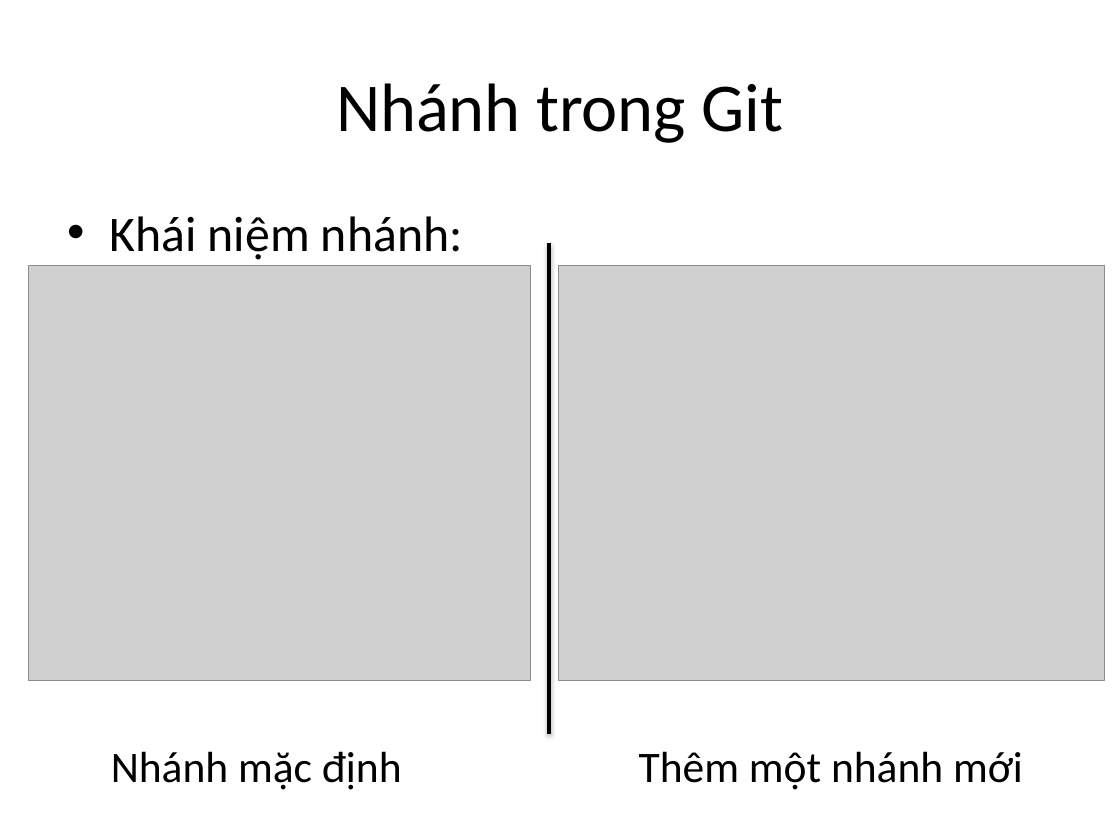
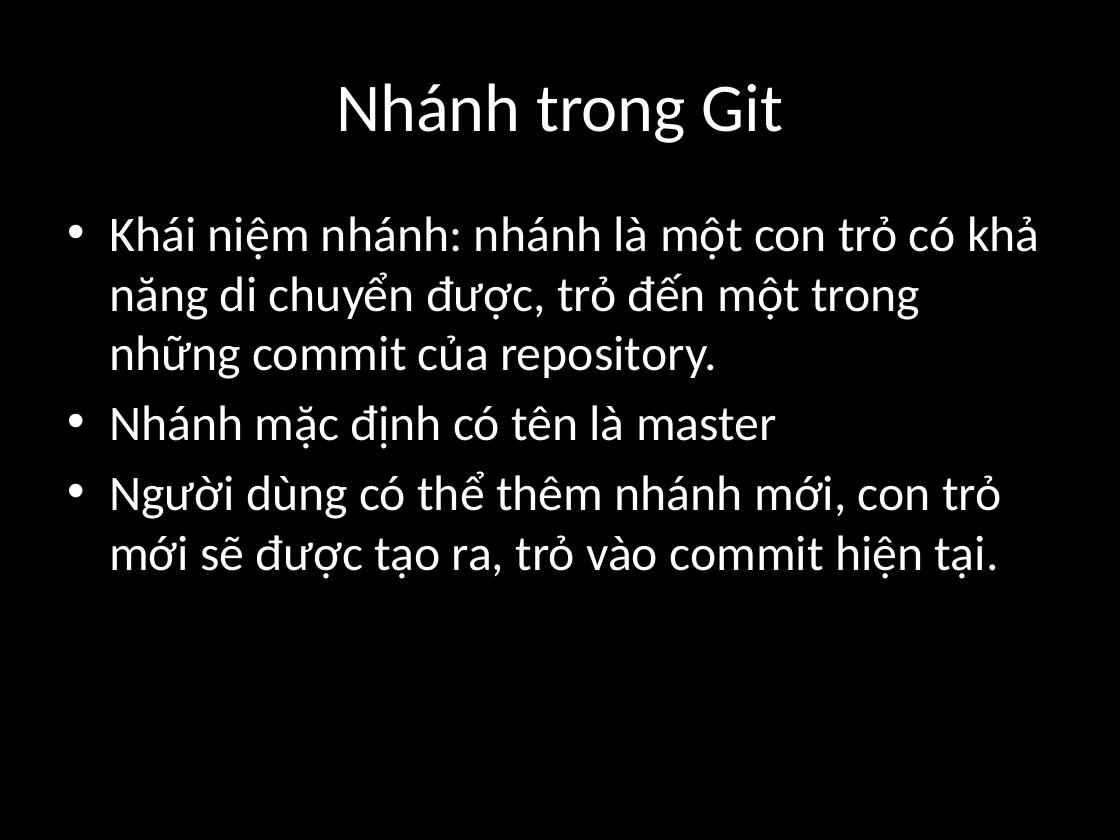
Before and after one commit to ducha228/Seminar, a slide deck: slide 8 of Seminar Git HaND/Seminar_Git_Slide.pptx (slide 6 before the commit). Drawn at 1120x840 pixels with LibreOffice and Linux fonts; fonts in the diff are those of the drawing; grey boxes stand for pictures. Boxes give left, top, right and bottom in pixels: in the first picture for what was removed or moved away, otherwise in the second. Text is boxed around its words. In the diff, an @@ line names an element or a change of style, - is before the commit and + after.

Commit message:
finish slide

```diff
--- a/Seminar Git HaND/Seminar_Git_Slide.pptx
+++ b/Seminar Git HaND/Seminar_Git_Slide.pptx
@@ background #FFFFFF to #000000 @@
@@ title "Nhánh trong Git" at box(336, 83, 783, 143): text colour #000000 to #FFFFFF @@
@@ text at box(109, 216, 1040, 579): text changed; text colour #000000 to #FFFFFF @@
-• Khái niệm nhánh:
+• Khái niệm nhánh: nhánh là một con trỏ có khả năng di chuyển được, trỏ đến một trong những commit của repository.
+• Nhánh mặc định có tên là master
+• Người dùng có thể thêm nhánh mới, con trỏ mới sẽ được tạo ra, trỏ vào commit hiện tại.
@@ picture removed at box(28, 265, 530, 681) @@
@@ line removed from (549, 243) to (549, 734) @@
@@ picture removed at box(558, 265, 1104, 681) @@
@@ text removed at box(111, 751, 402, 790) @@
-Nhánh mặc định
@@ text removed at box(639, 751, 1023, 790) @@
-Thêm một nhánh mới
```
Also in this commit, not shown: 5 other slides changed, 17 slides added, 1 slide removed, 1 other file.
